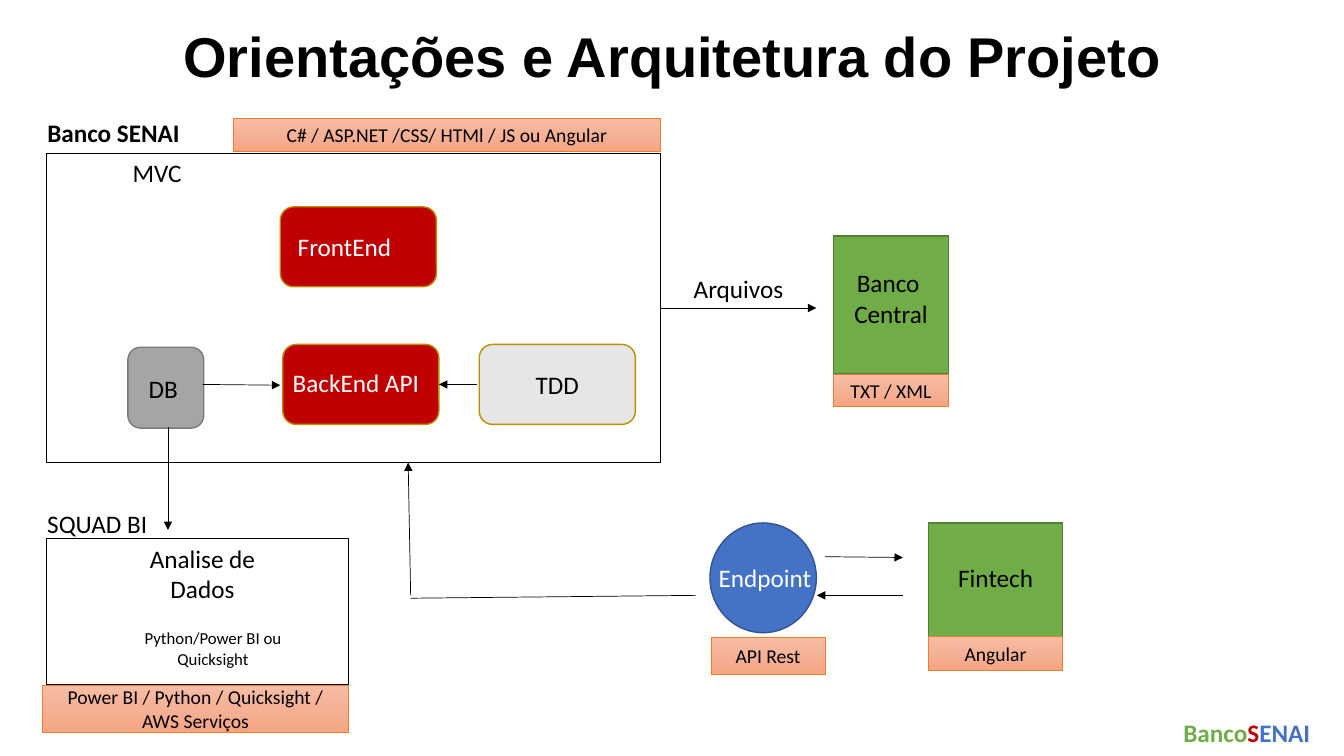
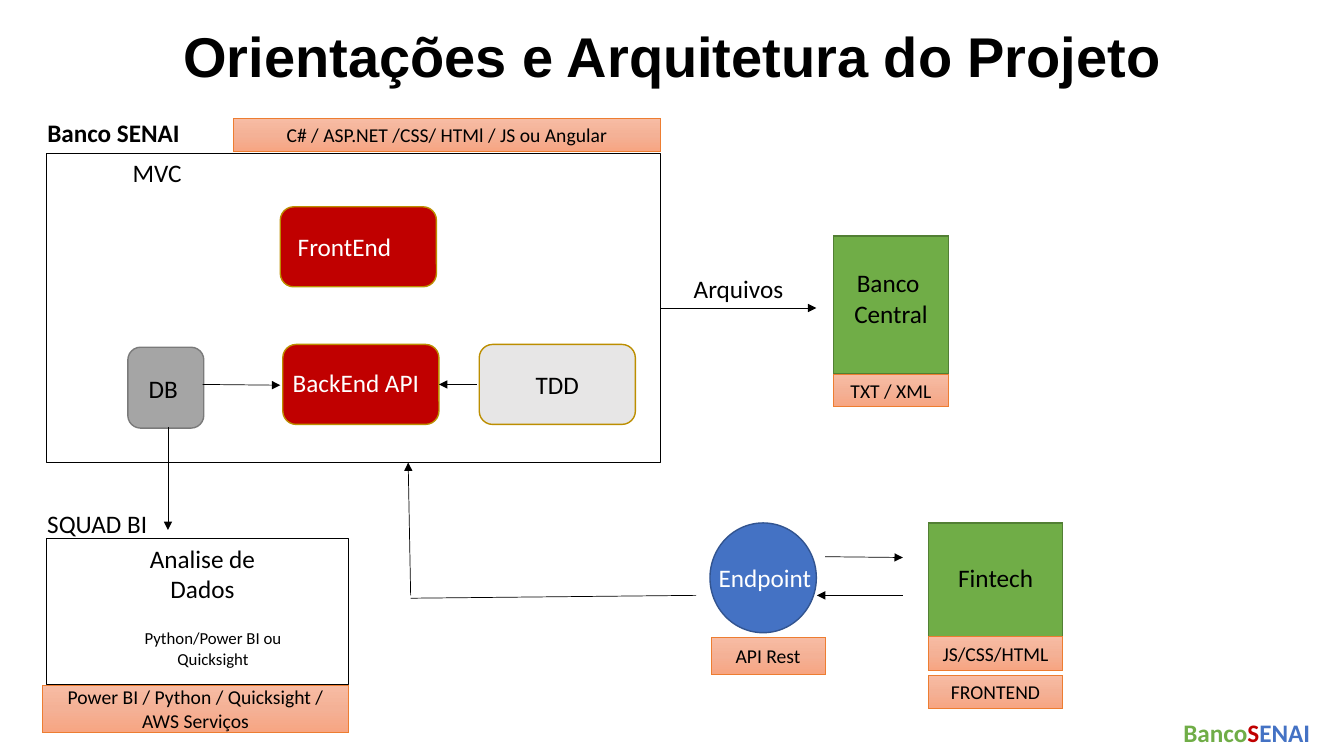
Before and after one commit to cauadrocha-dot/bancosenai, a slide deck: slide 1 of Documentacao/ArquiteturaProjeto.pptx. Drawn at 1344x756 pixels with LibreOffice and Linux fonts; fonts in the diff are those of the drawing. Boxes give left, top, right and bottom in pixels: in the first picture for what was removed or moved away, otherwise in the second. Text is boxed around its words. In the diff, an @@ line names an element or a change of style, - is before the commit and + after.

```diff
--- a/Documentacao/ArquiteturaProjeto.pptx
+++ b/Documentacao/ArquiteturaProjeto.pptx
@@ text in rectangle at (x1=943, y1=647, x2=1049, y2=662): text changed @@
-Angular
+JS/CSS/HTML
@@ rectangle added at (x1=929, y1=676, x2=1063, y2=709), fill gradient #F7BDA5 to #F5B196 to #F8A582, outline #ED7D31 0.5 pt, 14 pt, text #000000 @@
+FRONTEND
```
Also in this commit, not shown: 1 other slide changed, 19 other files.
